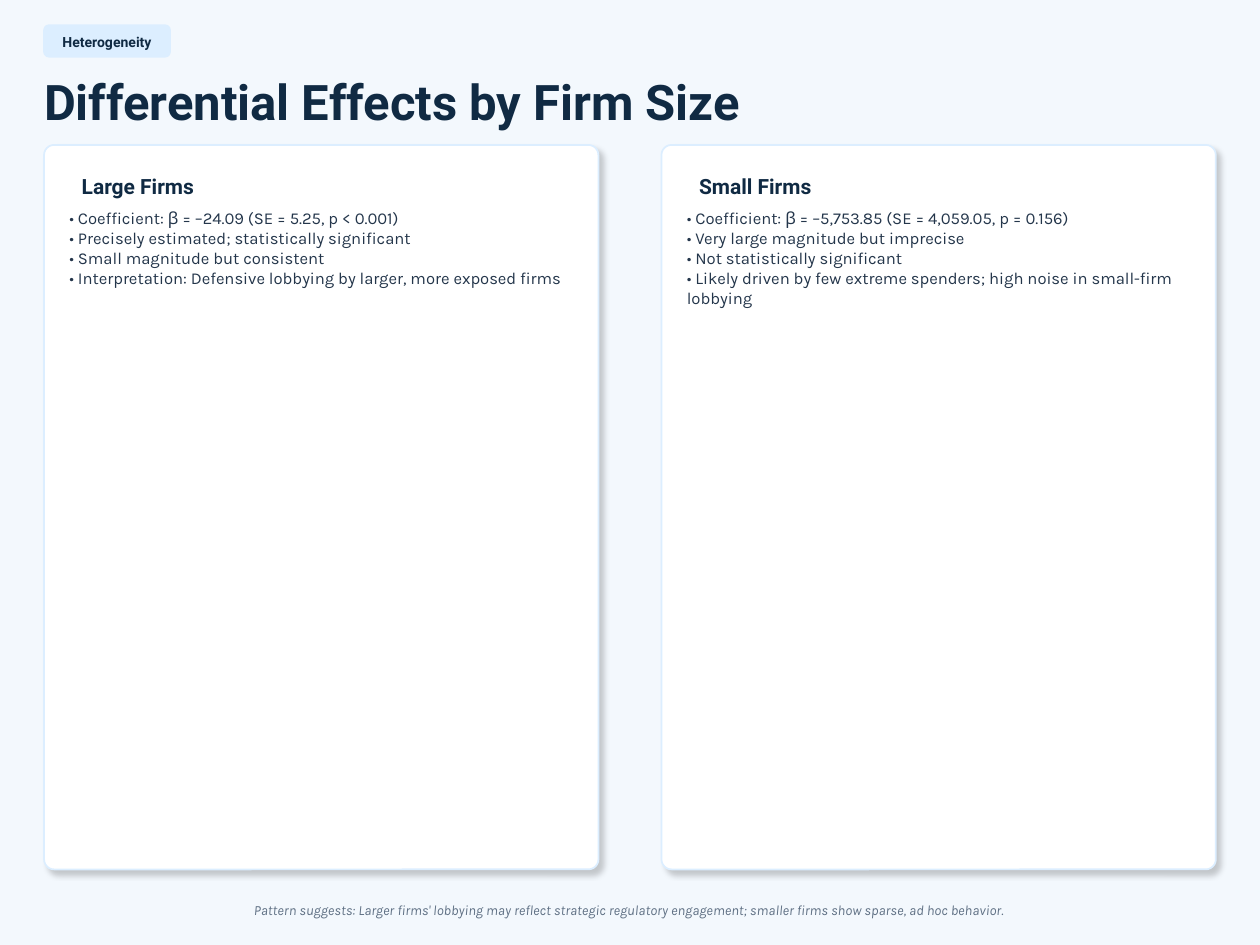
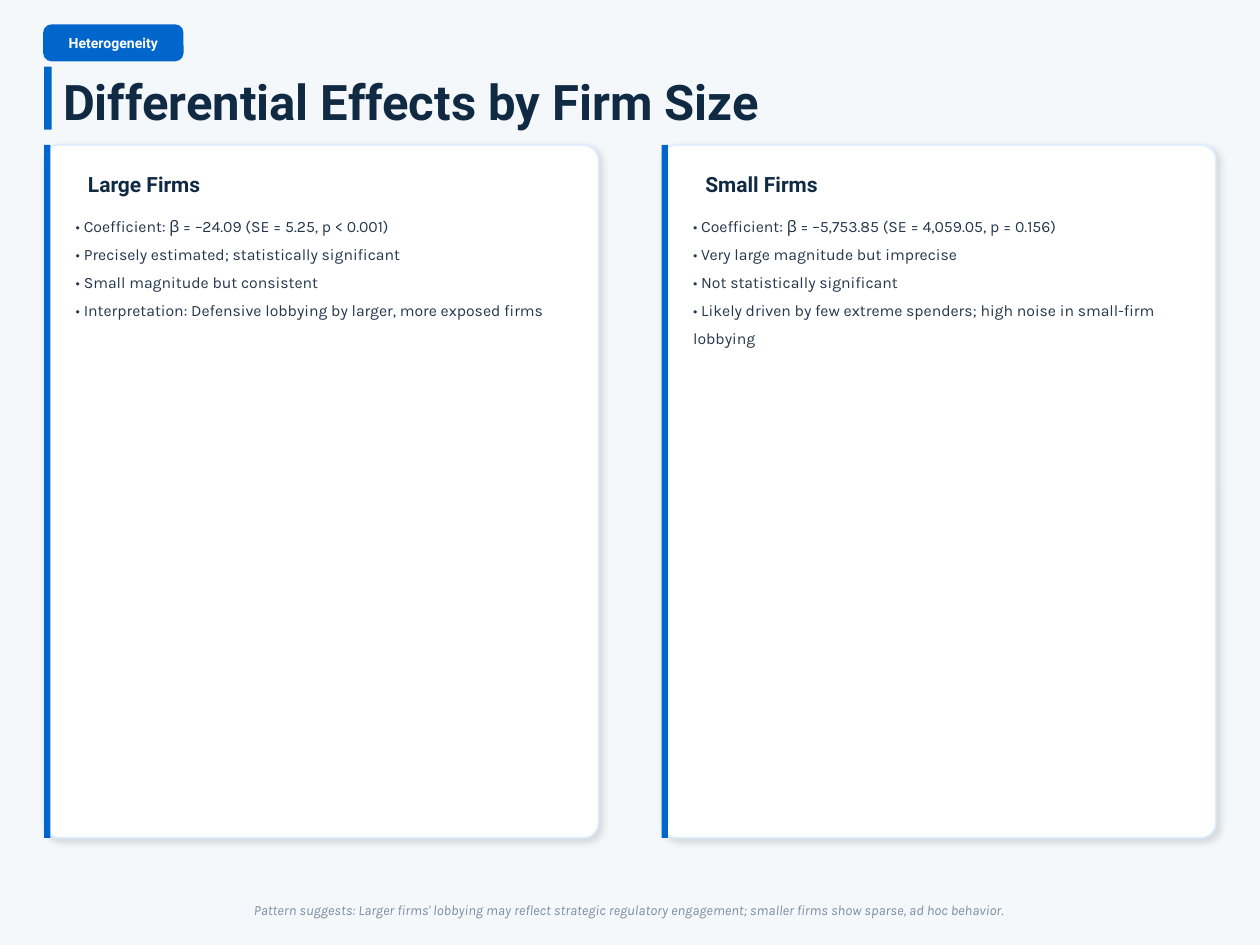
Before and after one commit to Dr-Seagraves/qm2023-capstone-silly-geese, a slide deck: slide 8 of results/reports/Capstone_Research_Presentation.pptx. Drawn at 1260x945 pixels with LibreOffice and Linux fonts; fonts in the diff are those of the drawing. Boxes give left, top, right and bottom in pixels: in the first picture for what was removed or moved away, otherwise in the second. Text is boxed around its words. In the diff, an @@ line names an element or a change of style, - is before the commit and + after.

Commit message:
Enhance presentation with modern navy/light blue design and improved visual cohesion

```diff
--- a/results/reports/Capstone_Research_Presentation.pptx
+++ b/results/reports/Capstone_Research_Presentation.pptx
@@ background #F3F8FD to #F5F8FB @@
@@ text "Heterogeneity" at <box>69,37,158,51</box>: text colour #102A43 to #FFFFFF @@
@@ rounded rectangle: place and size @@
-rounded rectangle at <box>44,25,170,57</box>
+rounded rectangle at <box>44,25,183,60</box>
@@ rounded rectangle at <box>44,25,183,60</box>: fill #DCEEFF to #0066CC; outline #DCEEFF 1 pt to #0066CC 1 pt; proportions changed @@
@@ rectangle added at <box>44,67,52,130</box>, fill #0066CC @@
@@ text "Differential Effects by Firm Size": place and size @@
-text "Differential Effects by Firm Size" at <box>44,82,740,131</box>
+text "Differential Effects by Firm Size" at <box>63,82,759,131</box>
@@ rounded rectangle: place and size @@
-rounded rectangle at <box>44,145,598,869</box>
+rounded rectangle at <box>44,145,598,838</box>
@@ rounded rectangle at <box>44,145,598,838</box>: shadow changed; proportions changed @@
@@ rectangle added at <box>44,145,50,838</box>, fill #0066CC @@
@@ rounded rectangle at <box>662,145,1216,838</box>: shadow changed; proportions changed @@
@@ rounded rectangle: place and size @@
-rounded rectangle at <box>662,145,1216,869</box>
+rounded rectangle at <box>662,145,1216,838</box>
@@ rectangle added at <box>662,145,668,838</box>, fill #0066CC @@
@@ text "Large Firms": place and size @@
-text "Large Firms" at <box>82,178,194,199</box>
+text "Large Firms" at <box>88,176,200,197</box>
@@ text "Small Firms": place and size @@
-text "Small Firms" at <box>699,178,812,195</box>
+text "Small Firms" at <box>705,176,818,193</box>
@@ text "• Coefficient: β = –24.09 ...": place and size @@
-text "• Coefficient: β = –24.09 ..." at <box>78,211,561,288</box>
+text "• Coefficient: β = –24.09 ..." at <box>84,220,543,320</box>
@@ text "• Coefficient: β = –24.09 ..." at <box>84,220,543,320</box>: size 9.5 to 9 pt; line spacing 1 to 16pt @@
@@ text "• Coefficient: β = –5,753.85 ..." at <box>693,220,1155,348</box>: size 9.5 to 9 pt; line spacing 1 to 16pt @@
@@ text "Pattern suggests: Larger firms' lobbying ..." at <box>254,905,1004,919</box>: text colour #5F7084 to #7A8DA0 @@
```
Also in this commit, not shown: 10 other slides changed, 2 slides added, 2 slides removed, 1 other file.
